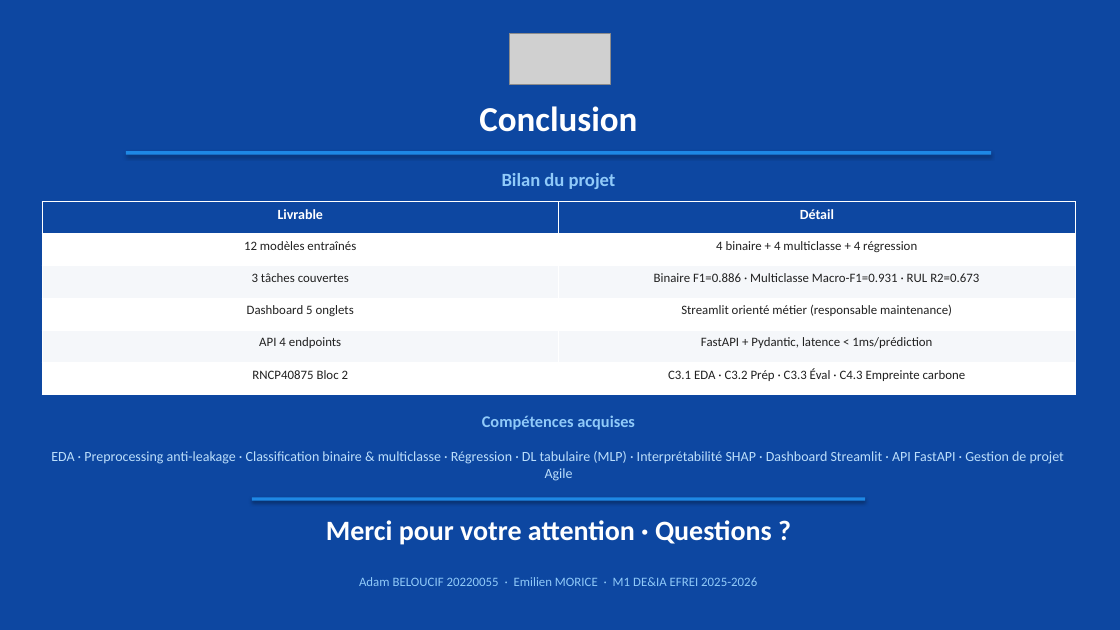
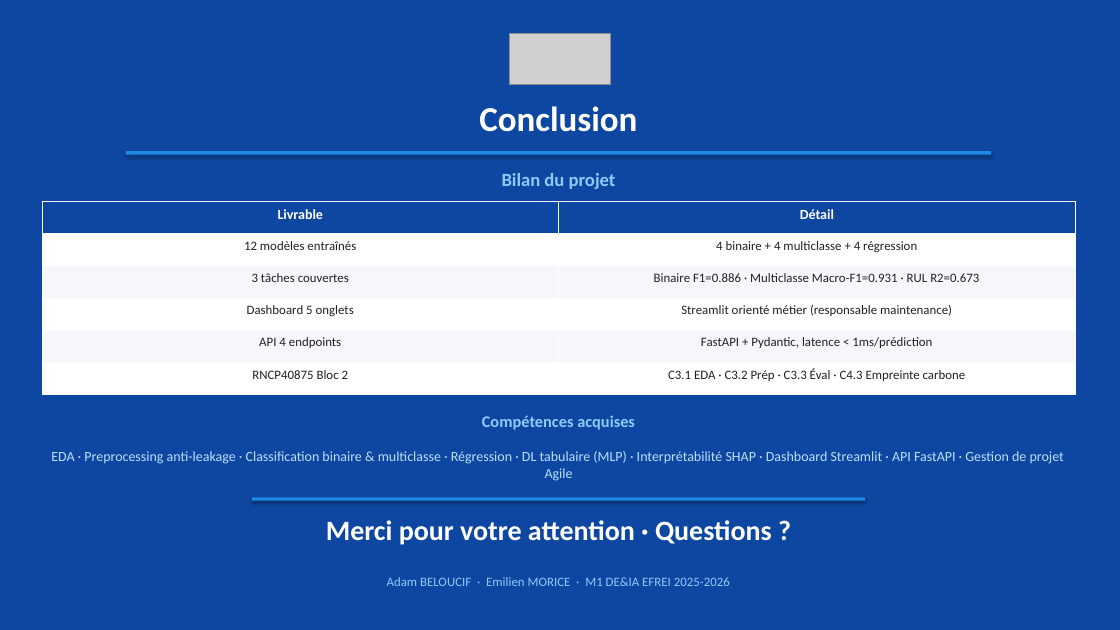
Before and after one commit to Adam-Blf/maintenance-predictive-industrielle, a slide deck: slide 12 of reports/11/presentation.pptx. Drawn at 1120x630 pixels with LibreOffice and Linux fonts; fonts in the diff are those of the drawing; grey boxes stand for pictures. Boxes give left, top, right and bottom in pixels: in the first picture for what was removed or moved away, otherwise in the second. Text is boxed around its words. In the diff, an @@ line names an element or a change of style, - is before the commit and + after.

Commit message:
chore(privacy+orchestrator): drop Adam student id from artefacts, verbose deps
Remove the student number 20220055 from the cover of the PDF report,
the title and Q&A footer of the PPTX, and the Authors line in README.
Emilien's number stays untouched (Adam asked only for his own to go).
Regenerate the deliverables (PDF 32 pages, PPTX 12 slides, audit 0/0).

The orchestrator app.py now calls ensure_dependencies(verbose=True) and
prints a clear "[0/3] Verification des dependances" banner so a fresh
clone sees pip installing missing packages on first launch instead of
crashing on a ModuleNotFoundError later.

```diff
--- a/reports/11/presentation.pptx
+++ b/reports/11/presentation.pptx
@@ text at [387,577,730,586]: text changed @@
-Adam BELOUCIF 20220055 · Emilien MORICE · M1 DE&IA EFREI 2025-2026
+Adam BELOUCIF · Emilien MORICE · M1 DE&IA EFREI 2025-2026
```
Also in this commit, not shown: 1 other slide changed, 5 other files.
